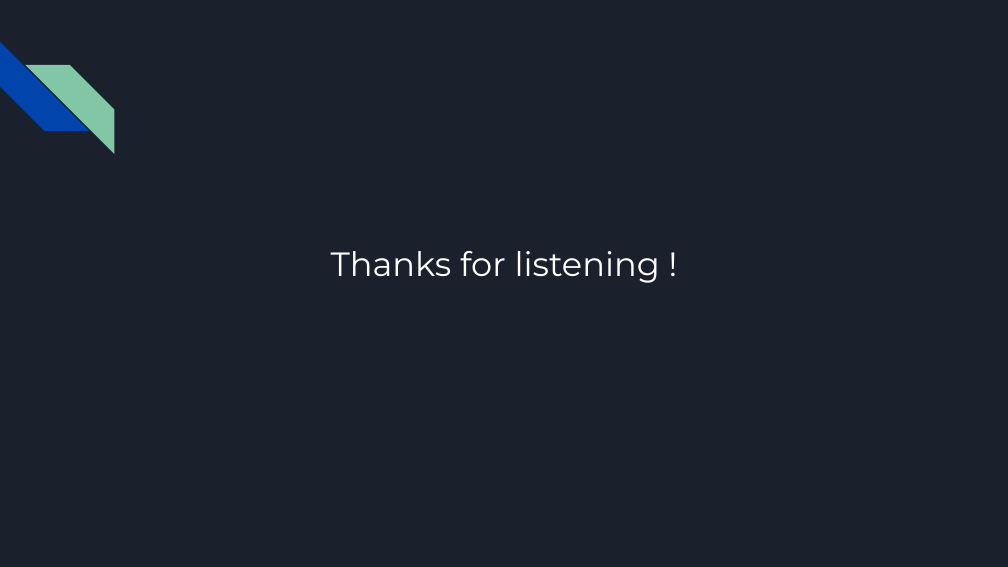
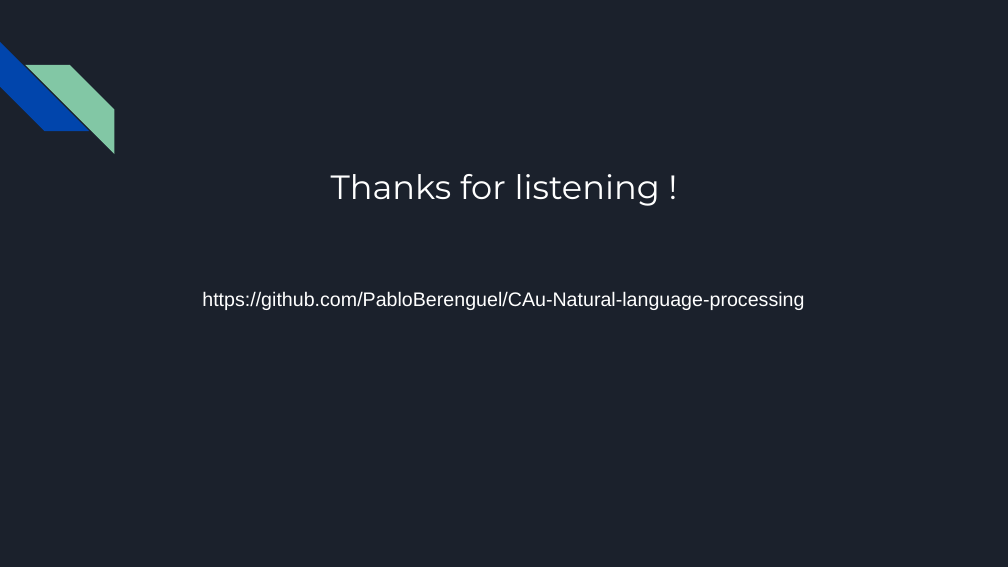
Before and after one commit to PabloBerenguel/CAu-Natural-language-processing, a slide deck: slide 9 of NLP Presentation.pptx. Drawn at 1008x567 pixels with LibreOffice and Linux fonts; fonts in the diff are those of the drawing. Boxes give left, top, right and bottom in pixels: in the first picture for what was removed or moved away, otherwise in the second. Text is boxed around its words. In the diff, an @@ line names an element or a change of style, - is before the commit and + after.

Commit message:
Add Github link in PPTX

```diff
--- a/NLP Presentation.pptx
+++ b/NLP Presentation.pptx
@@ title "Thanks for listening !": place and size @@
-title "Thanks for listening !" at [331,251,660,283]
+title "Thanks for listening !" at [331,174,660,206]
@@ text added at [202,291,804,310], 14 pt, text #FFFFFF @@
+https://github.com/PabloBerenguel/CAu-Natural-language-processing
```
